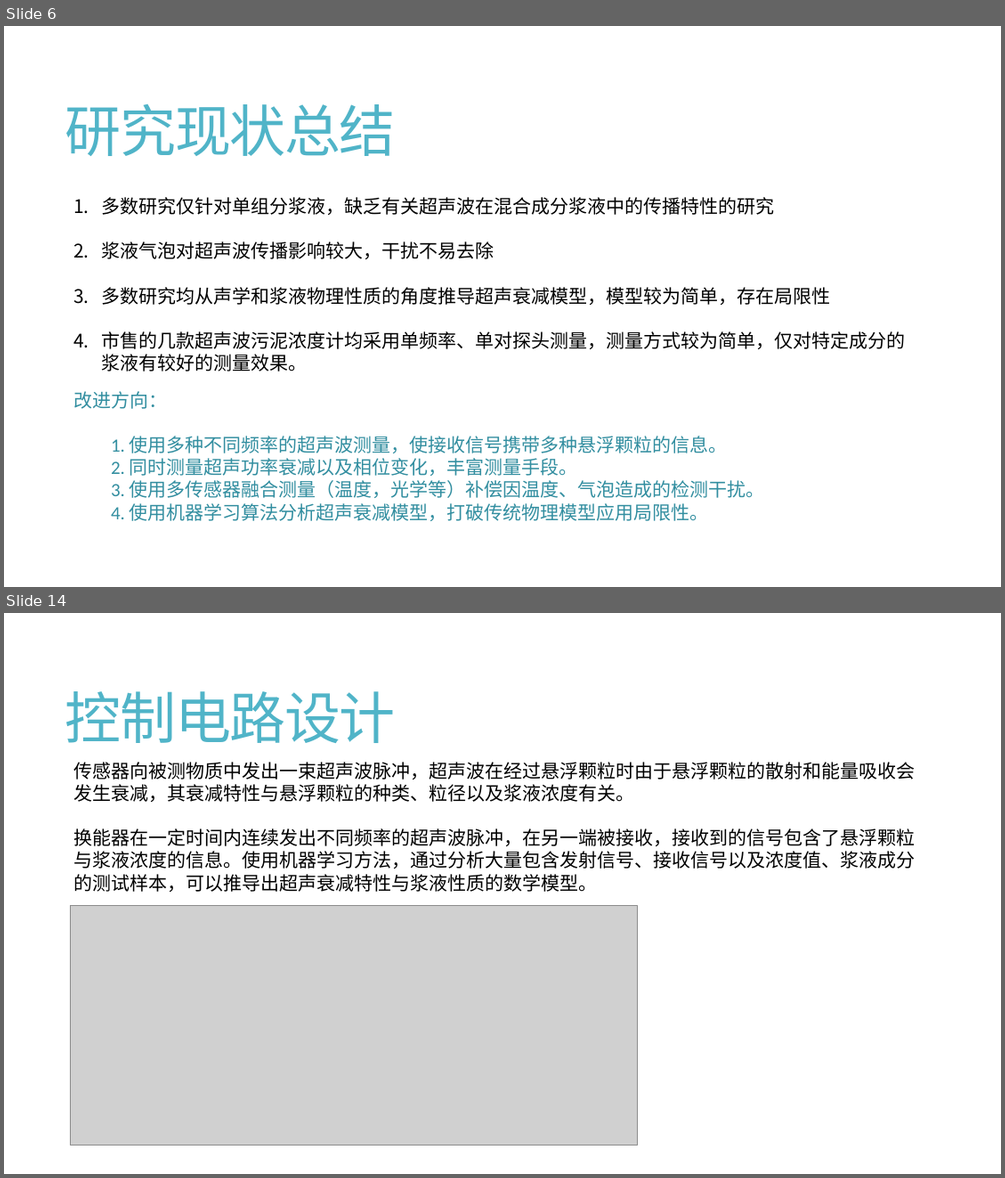
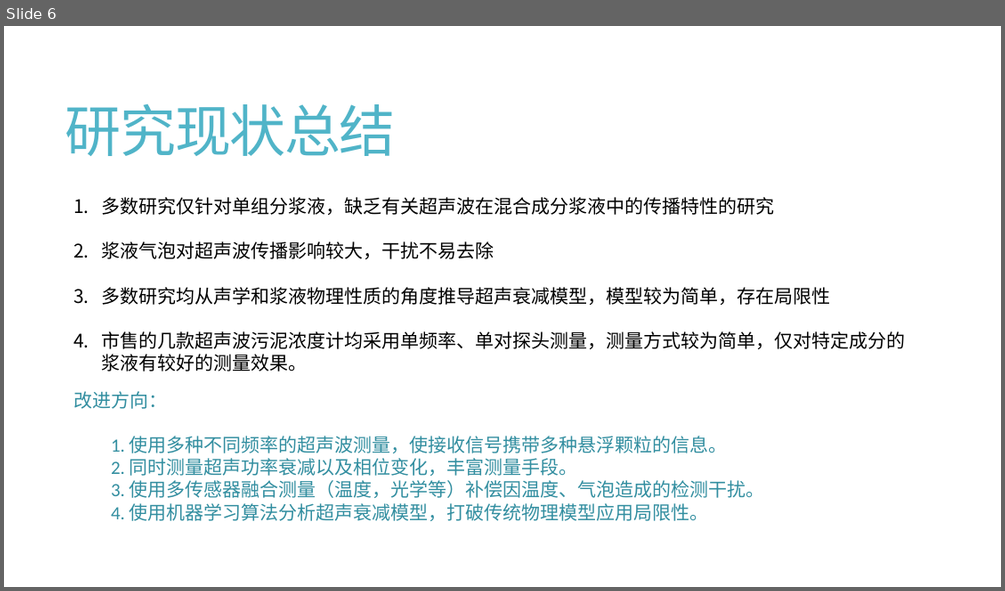
Before and after one commit to Travis-MA/UltrasonicConcMeter, a slide deck: 机器学习超声波浓度计.pptx. Shown one above the other, each under a label of ours: slides 6 and 14 before the commit, slide 6 after it; the slides between them are not shown. The pictures are 1005x1178 and 1005x591 pixels, drawn with LibreOffice and Linux fonts; fonts in the diff are those of the drawing; grey boxes stand for pictures. Boxes give left, top, right and bottom in pixels: in the first picture for what was removed or moved away, otherwise in the second. Text is boxed around its words. In the diff, an @@ line names an element or a change of style, - is before the commit and + after.

```diff
--- a/机器学习超声波浓度计.pptx
+++ b/机器学习超声波浓度计.pptx
@@ slide 14 removed at (4, 613, 1001, 1174), background #FFFFFF @@
@@ title removed at (65, 691, 396, 743) @@
-控制电路设计
@@ text removed at (73, 762, 914, 892) @@
-传感器向被测物质中发出一束超声波脉冲，超声波在经过悬浮颗粒时由于悬浮颗粒的散射和能量吸收会发生衰减，其衰减特性与悬浮颗粒的种类、粒径以及浆液浓度有关。
-换能器在一定时间内连续发出不同频率的超声波脉冲，在另一端被接收，接收到的信号包含了悬浮颗粒与浆液浓度的信息。使用机器学习方法，通过分析大量包含发射信号、接收信号以及浓度值、浆液成分的测试样本，可以推导出超声衰减特性与浆液性质的数学模型。
@@ picture removed at (71, 906, 638, 1144) @@
```
Also in this commit, not shown: 4 slides changed, 3 other slides removed, 11 other files.
